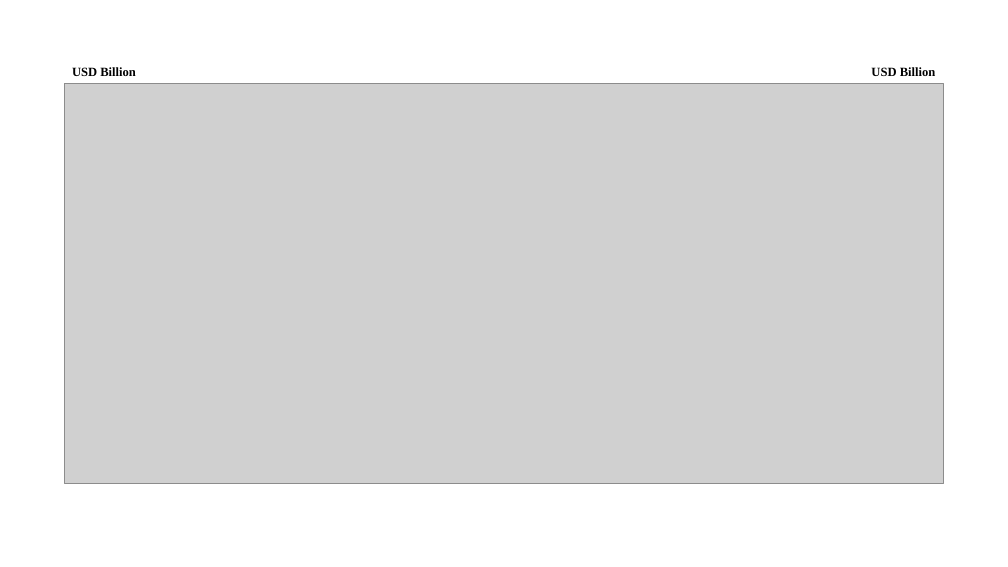
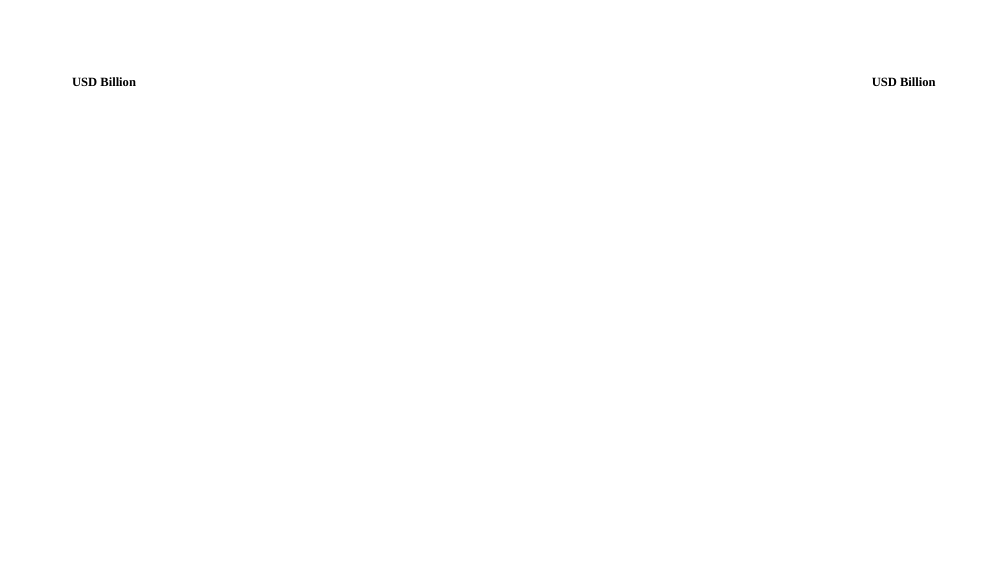
Before and after one commit to KarryRen/FMIC, a slide deck: slide 1 of Project/images.pptx. Drawn at 1008x567 pixels with LibreOffice and Linux fonts; fonts in the diff are those of the drawing; grey boxes stand for pictures. Boxes give left, top, right and bottom in pixels: in the first picture for what was removed or moved away, otherwise in the second. Text is boxed around its words. In the diff, an @@ line names an element or a change of style, - is before the commit and + after.

```diff
--- a/Project/images.pptx
+++ b/Project/images.pptx
@@ text "USD Billion": place and size @@
-text "USD Billion" at [72,67,136,76]
+text "USD Billion" at [72,77,136,86]
@@ picture removed at [64,83,943,484] @@
@@ text "USD Billion": place and size @@
-text "USD Billion" at [871,67,936,76]
+text "USD Billion" at [872,77,936,86]
@@ text "USD Billion" at [872,77,936,86]: alignment left to right @@
```
Also in this commit, not shown: 4 slides added, 6 other files.
